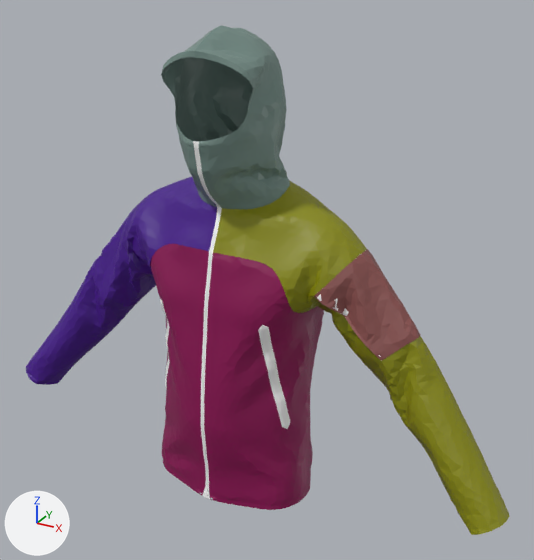
What one commit did to the glTF model public/Jacket.glb.
Camera for both pictures: a 50 mm lens placed at (1.21, -2.0, 1.0), pointed at (0.09, 0.04, -0.02). The axes (+X, +Y, +Z) are drawn at lower left. The lights are the same throughout. Vertices at the same position are counted once.

Names of what the first picture shows: 'geometry_0_Color_(0.4117647409439087, 0.6196078658103943, 0.560'.
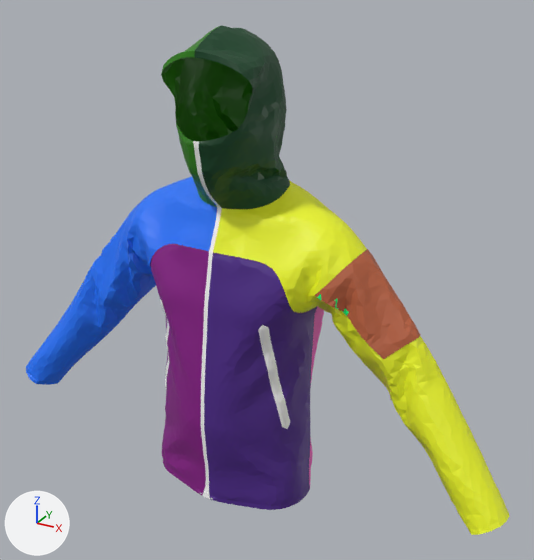
Changed parts and their boxes (x1, y1, x2, y2) in the pictures (534 x 560 px):
part 1 of me_geometry_0_color__0_4117647409439087__0_6196078658103943__0_560, cut back
    before: (160, 141, 383, 429)
    after: (160, 30, 317, 499)
part 2 of me_geometry_0_color__0_4117647409439087__0_6196078658103943__0_560, recoloured
    both: (26, 25, 509, 535)

The change, as a list of edits to the scene's bpy script:
```text
Change me_geometry_0_color__0_4117647409439087__0_6196078658103943__0_560:
    used by ob_geometry_0_color__0_4117647409439087__0_6196078658103943__0_560; location = (0.0, 0.0, 0.0)
    remove me_geometry_0_color__0_4117647409439087__0_6196078658103943__0_560.from_pydata(...)  # 12185 vertices, 21297 faces; spans x -1.0..1.0, y -0.25..0.25, z -0.82..0.82
    add me_geometry_0_color__0_4117647409439087__0_6196078658103943__0_560.from_pydata(...)  # 8497 vertices, 15430 faces; spans x -1.0..1.0, y -0.25..0.25, z -0.82..0.82
    me_geometry_0_color__0_4117647409439087__0_6196078658103943__0_560 part 1: 225 vertices moved within x -0.25..0.54, y -0.23..-0.08, z -0.46..0.5; 1535 vertices removed from x -0.28..0.56, y -0.23..0.22, z -0.48..0.51; 44 vertices added at x -0.12..0.29, y -0.23..0.22, z -0.79..0.8
    me_geometry_0_color__0_4117647409439087__0_6196078658103943__0_560 part 2: 12050 kept faces spanning x -1.0..1.0, y -0.25..0.25, z -0.82..0.82 get new vertex colours
```
